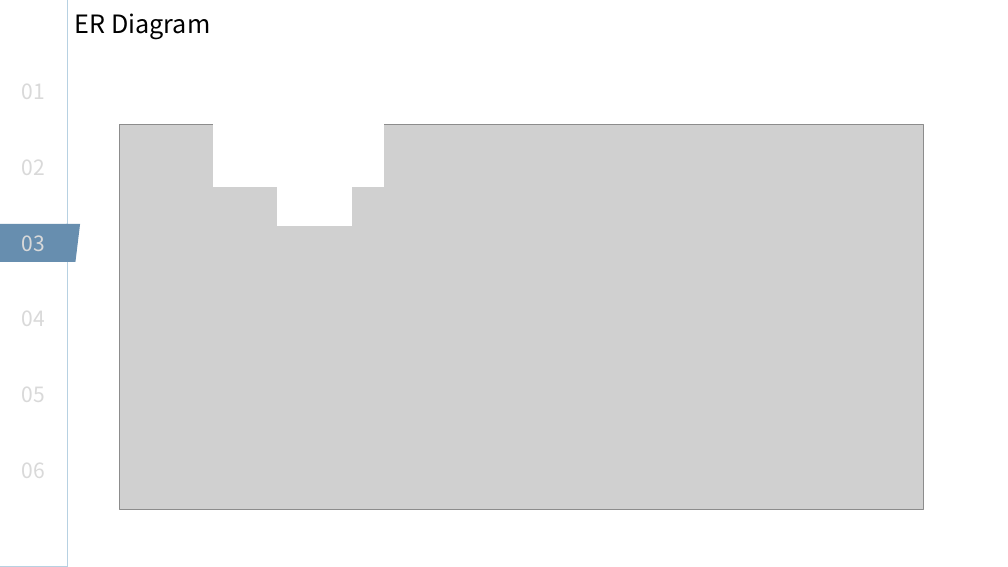
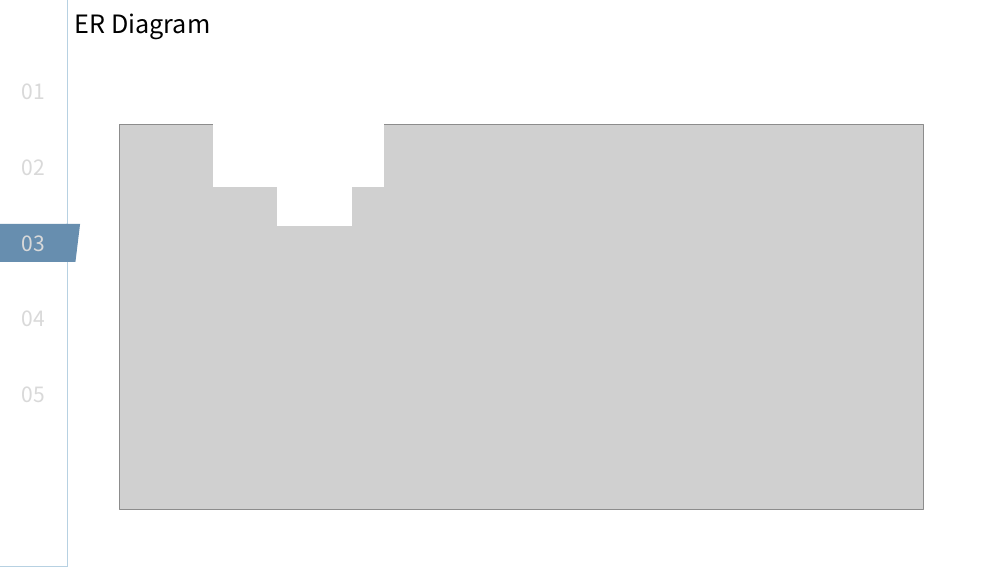
Before and after one commit to ohee92/db202002, a slide deck: slide 5 of TermProject/TerProject 3차 발표자료.pptx. Drawn at 1008x567 pixels with LibreOffice and Linux fonts; fonts in the diff are those of the drawing; grey boxes stand for pictures. Boxes give left, top, right and bottom in pixels: in the first picture for what was removed or moved away, otherwise in the second. Text is boxed around its words. In the diff, an @@ line names an element or a change of style, - is before the commit and + after.

```diff
--- a/TermProject/TerProject 3차 발표자료.pptx
+++ b/TermProject/TerProject 3차 발표자료.pptx
@@ text at (x1=22, y1=454, x2=45, y2=484): paragraph removed @@
-06
```
Also in this commit, not shown: 8 other slides changed, 1 other file.
